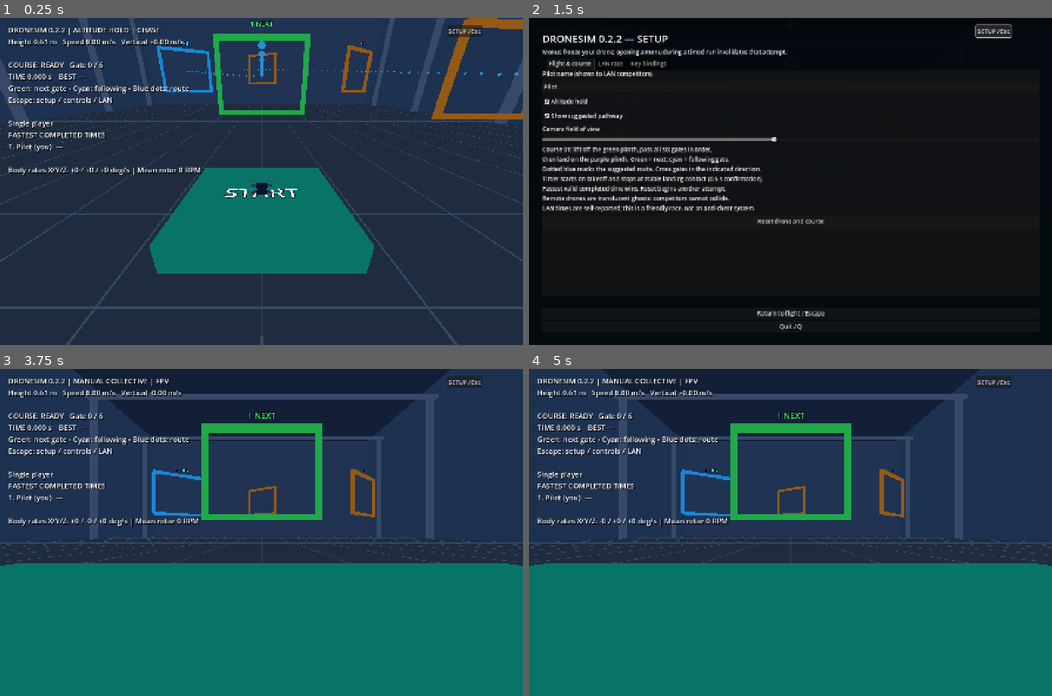
Above: before the commit, frames 1-4 (two rows, left to right).
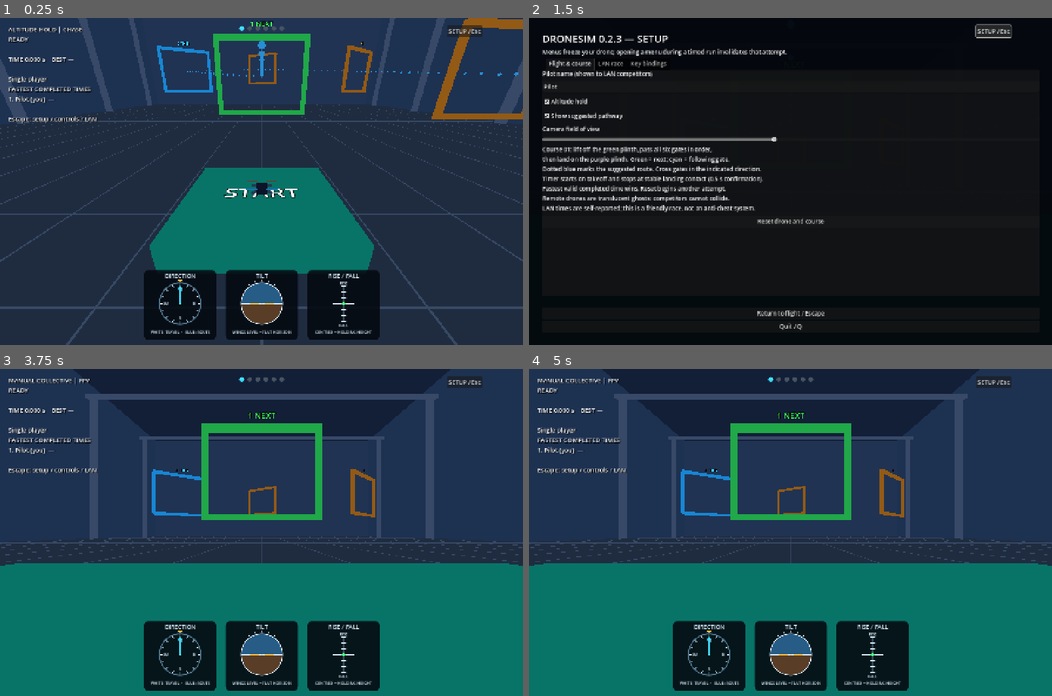
Above: after the commit, the same moments.

Repository: frazerpearce/DroneSim
Game: Godot game, scene res://main.tscn
Two runs of this game, one before a commit and one after it. Both use one fixed random seed, a clock stepped at 60 frames per second and the inputs below.
Inputs (mouse positions are in pixels of both pictures, inside the frame that each line leads up to):
- Up to frame 1 (0.25 s): no input
- Up to frame 2 (1.5 s): tap Enter at 0.5 s; move the mouse to (905, 165) at 0.52 s; hold D 0.53-1.25 s; tap C at 0.6 s; click (905, 165) at 0.67 s; tap Space at 0.77 s; click "SETUP / Esc" at 1.25 s
- Up to frame 3 (3.75 s): click "Altitude hold" at 2 s; click "Show suggested pathway" at 2.75 s; click "Return to flight / Escape" at 3.5 s
- Up to frame 4 (5 s): drag from (685, 548) to (764, 597) at 4.27 s

The runs differ from the first frame. In frame 1, 12% of the frame differs, in the area x 1-73%, y 2-99%; in frame 2, less than 0.1%; in frame 3, 12%; in frame 4, 12%.

Commit message:
Replace numerical flight telemetry with analogue flight instruments (0.2.3)

Diff:
--- /dev/null
+++ b/godot/flight_hud.gd
@@ -0,0 +1,129 @@
+extends Control
+# Instruments use world north (-Z), body attitude and world vertical velocity.
+var game: Node3D
+const INK := Color(0.87,0.94,1)
+const AMBER := Color(1,0.76,0.25)
+const CYAN := Color(0.25,0.88,1)
+var font := ThemeDB.fallback_font
+
+static func heading_of(basis_now: Basis) -> float:
+ var forward := -basis_now.z
+ return atan2(forward.x,-forward.z)
+
+static func attitude_of(basis_now: Basis) -> Vector2:
+ var forward := -basis_now.z
+ return Vector2(atan2(forward.y,Vector2(forward.x,forward.z).length()),atan2(basis_now.x.y,basis_now.y.y))
+
+func text_at(pos: Vector2, caption: String, colour := INK, point_size := 16) -> void:
+ var width := font.get_string_size(caption,HORIZONTAL_ALIGNMENT_LEFT,-1,point_size).x
+ draw_string(font,pos-Vector2(width/2,0),caption,HORIZONTAL_ALIGNMENT_LEFT,-1,point_size,colour)
+
+func arrow(origin: Vector2, vector: Vector2, colour: Color, weight := 3.0) -> void:
+ if vector.length()<1: return
+ var end := origin+vector
+ var back := -vector.normalized()*9
+ draw_line(origin,end,colour,weight,true)
+ draw_line(end,end+back.rotated(0.5),colour,weight,true)
+ draw_line(end,end+back.rotated(-0.5),colour,weight,true)
+
+func panel(centre: Vector2, title: String) -> void:
+ draw_style_box(panel_style(),Rect2(centre-Vector2(100,91),Vector2(200,190)))
+ text_at(centre+Vector2(0,-70),title)
+
+func panel_style() -> StyleBoxFlat:
+ var style := StyleBoxFlat.new()
+ style.bg_color=Color(0.02,0.04,0.065,0.9)
+ style.set_corner_radius_all(12)
+ return style
+
+func _ready() -> void:
+ mouse_filter=Control.MOUSE_FILTER_IGNORE
+ set_anchors_and_offsets_preset(Control.PRESET_FULL_RECT)
+
+func _process(_dt: float) -> void:
+ visible=not game.setup.visible if game.setup else true
+ queue_redraw()
+
+func _draw() -> void:
+ if not game or not game.drone: return
+ var screen := get_viewport_rect().size
+ var centre := Vector2(screen.x/2,screen.y-115)
+ var heading := heading_of(game.drone.basis)
+ compass(centre-Vector2(225,0),heading)
+ attitude(centre,attitude_of(game.drone.basis))
+ vertical(centre+Vector2(225,0),game.drone.linear_velocity.y)
+ # Course completion is shown as a row of lamps, without gate counters.
+ for i in range(game.course.POINTS.size()):
+  var colour := Color(0.28,0.33,0.38)
+  if i<game.course.next_gate: colour=Color(0.3,1,0.4)
+  elif i==game.course.next_gate: colour=CYAN
+  draw_circle(Vector2(screen.x/2+(i-2.5)*22,28),6,colour,true,-1,true)
+
+func compass(c: Vector2, heading: float) -> void:
+ panel(c,"DIRECTION")
+ draw_arc(c,57,0,TAU,64,Color(0.3,0.45,0.55),2,true)
+ var names := ["N","E","S","W"]
+ for i in range(16):
+  var angle := i*TAU/16-heading
+  var ray := Vector2(sin(angle),-cos(angle))
+  draw_line(c+ray*49,c+ray*55,INK,1,true)
+  if i%4==0: text_at(c+ray*39+Vector2(0,5),names[i/4],INK,14)
+ # Fixed aircraft nose; white arrow shows actual horizontal travel, not tilt.
+ draw_colored_polygon(PackedVector2Array([c+Vector2(0,-57),c+Vector2(-6,-66),c+Vector2(6,-66)]),AMBER)
+ var velocity: Vector3=game.drone.linear_velocity
+ var travel := Vector2(velocity.x,velocity.z)
+ if travel.length()>0.08:
+  var angle := atan2(travel.x,-travel.y)-heading
+  arrow(c,Vector2(sin(angle),-cos(angle))*clampf(travel.length()*5,10,30),INK,2)
+ else: draw_circle(c,3,INK)
+ var target: Vector3 = game.course.POINTS[game.course.next_gate] if game.course.next_gate<game.course.POINTS.size() else game.course.FINISH
+ var delta: Vector3=target-game.drone.position
+ if Vector2(delta.x,delta.z).length()>0.1:
+  var bearing := atan2(delta.x,-delta.z)-heading
+  arrow(c,Vector2(sin(bearing),-cos(bearing))*47,CYAN,3)
+ text_at(c+Vector2(0,82),"WHITE: TRAVEL  •  BLUE: ROUTE",INK,11)
+
+func attitude(c: Vector2, angles: Vector2) -> void:
+ panel(c,"TILT")
+ var radius := 57.0
+ var shift := clampf(angles.x/deg_to_rad(50)*radius,-radius,radius)
+ var normal := Vector2.DOWN.rotated(angles.y)
+ var circle := PackedVector2Array()
+ for i in range(96): circle.append(Vector2(cos(i*TAU/96),sin(i*TAU/96))*radius)
+ draw_circle(c,radius,Color(0.15,0.36,0.52),true,-1,true)
+ # Clip the ground half-plane against the circular instrument aperture.
+ var ground := PackedVector2Array()
+ for i in range(circle.size()):
+  var a := circle[i]
+  var b := circle[(i+1)%circle.size()]
+  var da := a.dot(normal)-shift
+  var db := b.dot(normal)-shift
+  if da>=0: ground.append(c+a)
+  if (da>=0)!=(db>=0): ground.append(c+a.lerp(b,da/(da-db)))
+ if ground.size()>=3: draw_colored_polygon(ground,Color(0.35,0.24,0.15))
+ var tangent := Vector2.RIGHT.rotated(angles.y)
+ var half := sqrt(maxf(radius*radius-shift*shift,0))
+ draw_line(c+normal*shift-tangent*half,c+normal*shift+tangent*half,INK,2,true)
+ draw_arc(c,radius,0,TAU,96,INK,1,true)
+ # The aircraft reference stays fixed while the horizon moves oppositely.
+ draw_line(c+Vector2(-32,0),c+Vector2(-9,0),AMBER,3,true)
+ draw_line(c+Vector2(9,0),c+Vector2(32,0),AMBER,3,true)
+ draw_circle(c,3,AMBER)
+ for angle in [-0.6,-0.3,0.0,0.3,0.6]:
+  var ray := Vector2(sin(angle),-cos(angle))
+  draw_line(c+ray*60,c+ray*65,INK,1,true)
+ text_at(c+Vector2(0,82),"WINGS LEVEL = FLAT HORIZON",INK,11)
+
+func vertical(c: Vector2, speed: float) -> void:
+ panel(c,"RISE / FALL")
+ draw_line(c+Vector2(0,-48),c+Vector2(0,48),Color(0.35,0.45,0.5),2,true)
+ for i in range(-3,4):
+  var y := i*16.0
+  draw_line(c+Vector2(-7,y),c+Vector2(7,y),INK,1,true)
+ draw_line(c+Vector2(-28,0),c+Vector2(28,0),INK,1,true)
+ if absf(speed)>0.08:
+  arrow(c,Vector2(0,-clampf(speed/3.0,-1,1)*48),Color(0.3,1,0.55) if speed>0 else AMBER,4)
+ else: draw_circle(c,5,Color(0.3,1,0.55))
+ text_at(c+Vector2(0,-52),"RISE",INK,11)
+ text_at(c+Vector2(0,64),"FALL",INK,11)
+ text_at(c+Vector2(0,82),"CENTRED = HOLDING HEIGHT",INK,11)
--- a/godot/main.gd
+++ b/godot/main.gd
@@ -90,11 +90,14 @@
  add_child(layer)
  hud = Label.new()
  hud.position = Vector2(22,18)
- hud.add_theme_font_size_override("font_size",20)
+ hud.add_theme_font_size_override("font_size",17)
  hud.add_theme_color_override("font_shadow_color",Color.BLACK)
  hud.add_theme_constant_override("shadow_offset_x",2)
  hud.add_theme_constant_override("shadow_offset_y",2)
  layer.add_child(hud)
+ var instruments := preload("res://flight_hud.gd").new()
+ instruments.game = self
+ layer.add_child(instruments)
  session = preload("res://session.gd").new()
  session.game = self
  add_child(session)
@@ -194,9 +197,6 @@
   destination.z = clampf(destination.z,-29.5,29.5)
   camera.position = camera.position.lerp(destination,1-exp(-dt*7))
   camera.look_at(drone.position+Vector3(0,0.15,0))
- var rates: Vector3 = drone.basis.transposed()*drone.angular_velocity*180.0/PI
- var rpm := 0.0
- for speed in drone.rotor_speeds: rpm += speed*60.0/TAU/4.0
- var status := "CRASH — R to reset" if drone.crashed else ("PAUSED" if paused else ("ALTITUDE HOLD" if drone.altitude_hold else "MANUAL COLLECTIVE"))
- hud.text = "DRONESIM 0.2.2 | %s | %s\nHeight %.2f m   Speed %.2f m/s   Vertical %+.2f m/s\n\nCOURSE: %s   Gate %d / 6\nTIME %.3f s    BEST %s\nGreen: next gate • Cyan: following • Blue dots: route\nEscape: setup / controls / LAN\n\n%s\n%s" % [status,"FPV" if fpv else "CHASE",drone.position.y,drone.linear_velocity.length(),drone.linear_velocity.y,course.state,course.next_gate,course.seconds,"%.3f s" % course.best if course.best>0 else "—",session.status,session.leaderboard()]
- hud.text += "\nBody rates X/Y/Z: %+.0f / %+.0f / %+.0f deg/s | Mean rotor %.0f RPM" % [rates.x,rates.y,rates.z,rpm]
+ var status := "CRASH — reset to retry" if drone.crashed else ("PAUSED" if paused else ("ALTITUDE HOLD" if drone.altitude_hold else "MANUAL COLLECTIVE"))
+ hud.visible = not setup.visible
+ hud.text = "%s | %s\n%s\n\nTIME %.3f s    BEST %s\n\n%s\n%s\nEscape: setup / controls / LAN" % [status,"FPV" if fpv else "CHASE",course.state,course.seconds,"%.3f s" % course.best if course.best>0 else "—",session.status,session.leaderboard()]
--- a/godot/project.godot
+++ b/godot/project.godot
@@ -1,7 +1,7 @@
 config_version=5
 [application]
 config/name="DroneSim"
-config/version="0.2.2"
+config/version="0.2.3"
 run/main_scene="res://main.tscn"
 config/features=PackedStringArray("4.4", "GL Compatibility")
 [display]
--- a/godot/session.gd
+++ b/godot/session.gd
@@ -1,6 +1,6 @@
 extends Node
 const Transport = preload("res://transport.gd")
-const PROTOCOL := "DroneSim-0.2.2-hangar-01-v1"
+const PROTOCOL := "DroneSim-0.2.3-hangar-01-v1"
 var net = Transport.new()
 var game: Node3D
 var status := "Single player"
--- a/godot/setup.gd
+++ b/godot/setup.gd
@@ -44,7 +44,7 @@
  add_child(panel)
  var box := VBoxContainer.new()
  panel.add_child(box)
- label(box,"DRONESIM 0.2.2 — SETUP").add_theme_font_size_override("font_size",28)
+ label(box,"DRONESIM 0.2.3 — SETUP").add_theme_font_size_override("font_size",28)
  label(box,"Menus freeze your drone; opening a menu during a timed run invalidates that attempt.")
  tabs = TabContainer.new()
  tabs.size_flags_vertical = Control.SIZE_EXPAND_FILL
--- /dev/null
+++ b/godot/test_hud.gd
@@ -0,0 +1,12 @@
+extends SceneTree
+const Instruments=preload("res://flight_hud.gd")
+func _initialize() -> void:
+ var ok := true
+ ok = ok and absf(Instruments.heading_of(Basis.IDENTITY))<0.00001
+ ok = ok and absf(Instruments.heading_of(Basis(Vector3.UP,-PI/2))-PI/2)<0.00001
+ var pitched := Instruments.attitude_of(Basis(Vector3.RIGHT,0.2))
+ ok = ok and absf(pitched.x-0.2)<0.00001 and absf(pitched.y)<0.00001
+ var banked := Instruments.attitude_of(Basis(Vector3.FORWARD,0.3))
+ ok = ok and absf(banked.y+0.3)<0.00001
+ print("PASS compass heading and pitch/bank signs" if ok else "FAIL instrument axes")
+ quit(0 if ok else 1)
Not shown, changed: godot/export_presets.cfg
Not shown, added: godot/flight_hud.gd.uid
Not shown, added: godot/test_hud.gd.uid
Not shown, changed: build.sh
Not shown, changed: docs/DEVELOPMENT.md
